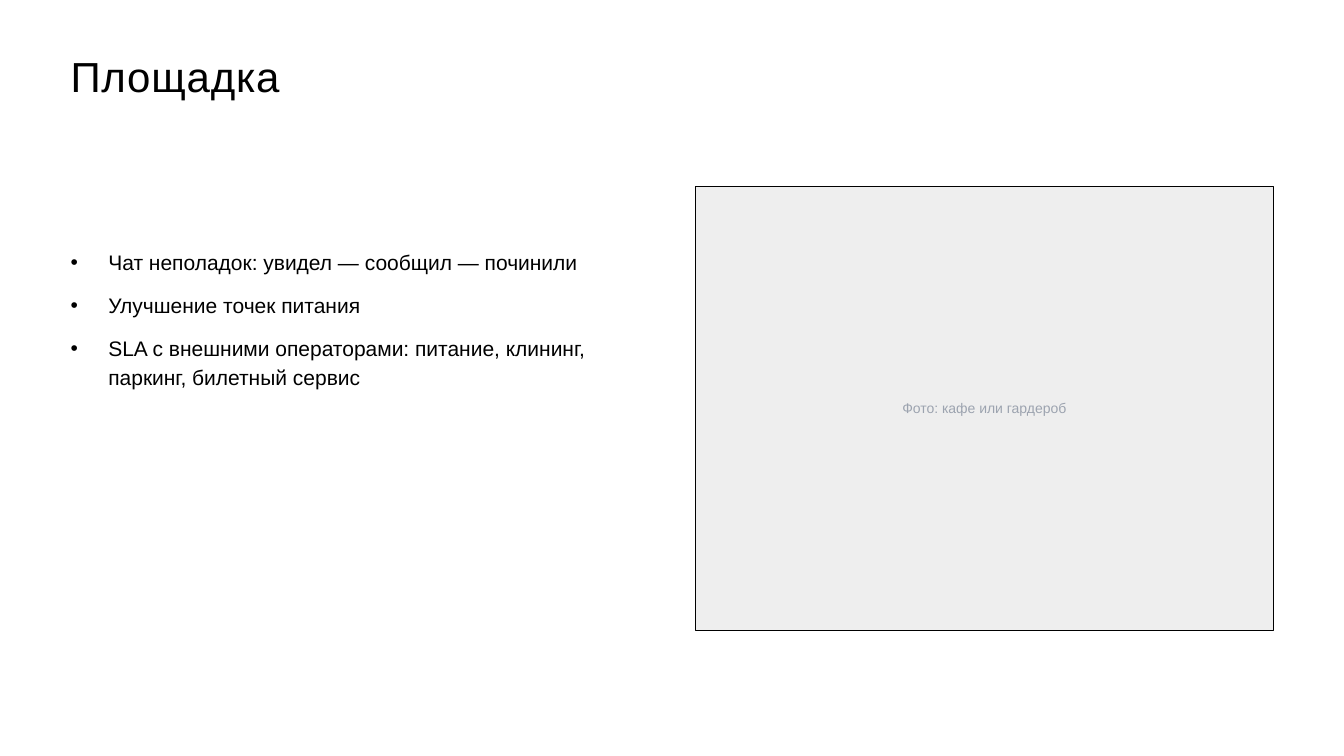
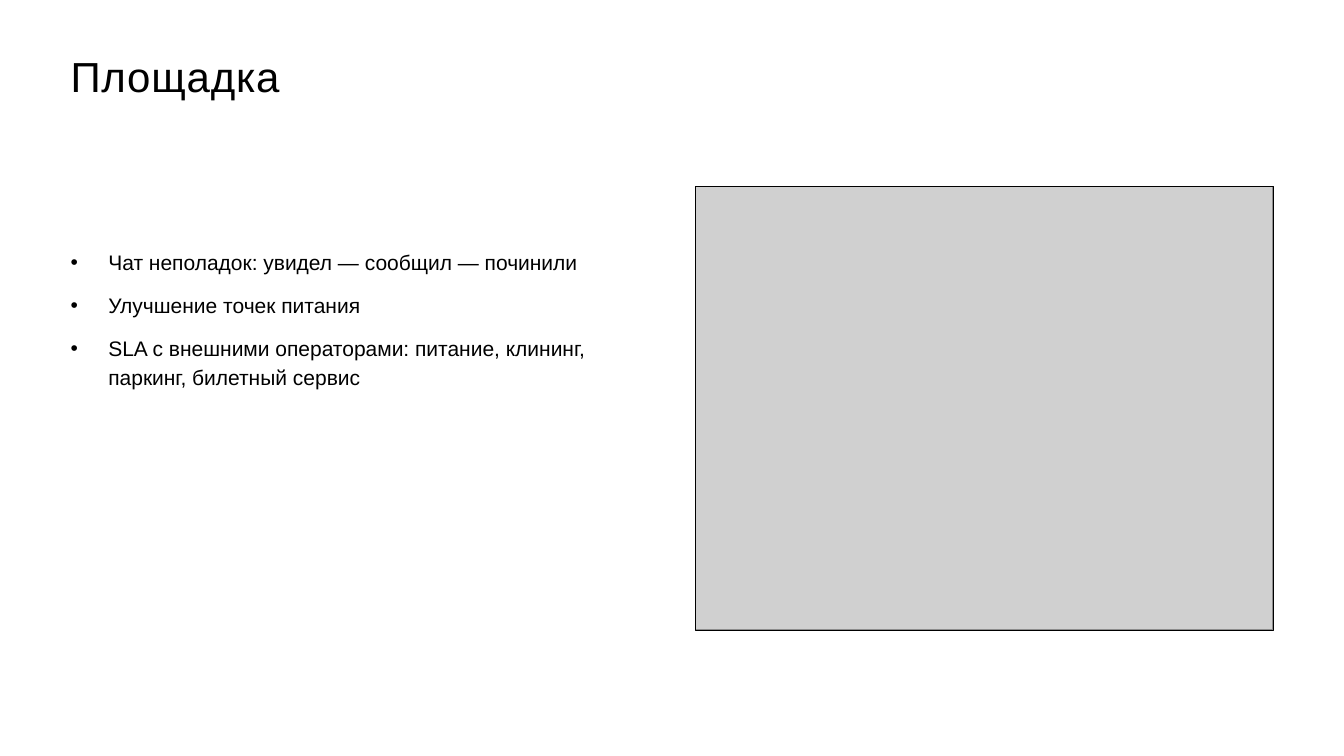
Before and after one commit to skrasin/ges-2, a slide deck: slide 11 of docs/strategy/ges2-service-cx-proposal.pptx. Drawn at 1344x756 pixels with LibreOffice and Linux fonts; fonts in the diff are those of the drawing; grey boxes stand for pictures. Boxes give left, top, right and bottom in pixels: in the first picture for what was removed or moved away, otherwise in the second. Text is boxed around its words. In the diff, an @@ line names an element or a change of style, - is before the commit and + after.

```diff
--- a/docs/strategy/ges2-service-cx-proposal.pptx
+++ b/docs/strategy/ges2-service-cx-proposal.pptx
@@ rectangle at (696,187,1273,630): fill #EEEEEE to none @@
@@ picture added at (696,187,1273,630) @@
@@ text removed at (902,403,1066,416) @@
-Фото: кафе или гардероб
```
Also in this commit, not shown: 6 other slides changed, 9 other files.
